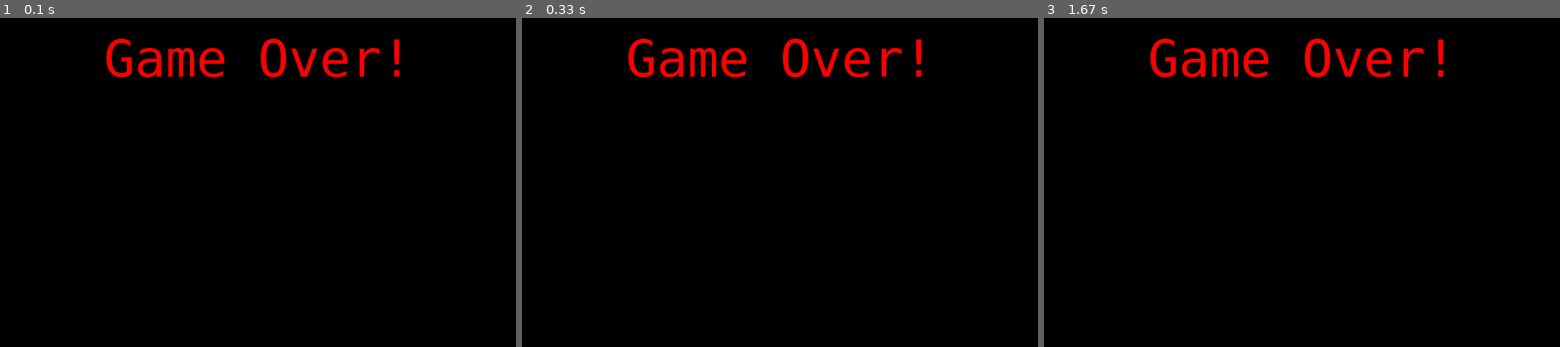
Above: before the commit, frames 1-3 (left to right).
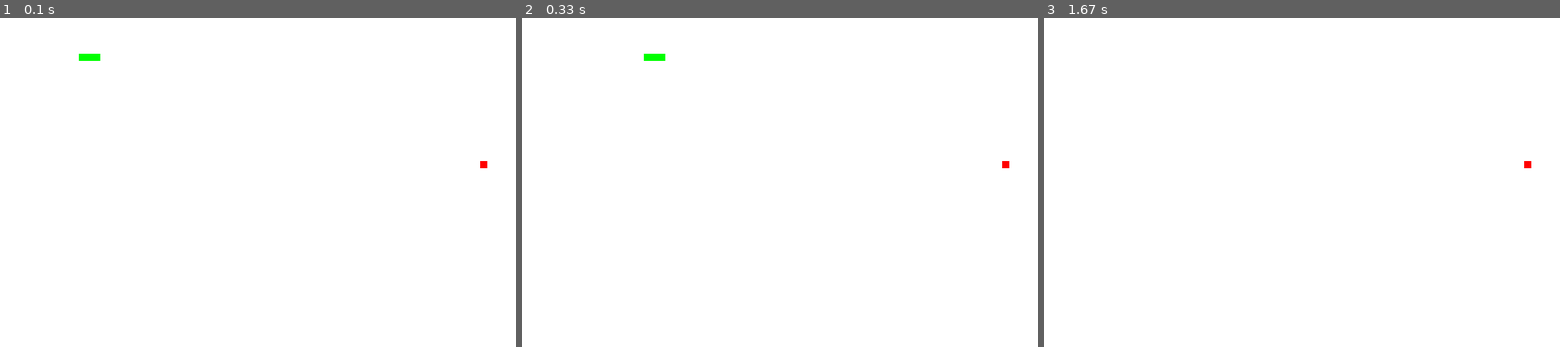
Above: after the commit, the same moments.

Repository: MersenneInteger/code_dump
Game: pygame game, started from pygame/snake/snakeGame.py
Same seed, same stepped clock (60 frames per second), same inputs: the game is played once before the commit and once after it.
Inputs:
- Up to frame 1 (0.1 s): no input
- Up to frame 2 (0.33 s): no input
- Up to frame 3 (1.67 s): tap W at 0.33 s; tap A at 0.67 s; hold Right 1-1.47 s

The runs differ from the first frame. In frame 1, 100% of the frame differs, in the area x 0-100%, y 0-100%; in frame 2, 100%; in frame 3, 100%.

Commit message:
draw body

Diff:
--- a/pygame/snake/snakeGame.py
+++ b/pygame/snake/snakeGame.py
@@ -10,6 +10,8 @@
 #initalize display
 gameDisplay = pygame.display.set_mode((720, 460))
 pygame.display.set_caption('Snake')
+x = 0
+y = 1
 
 fpsController = pygame.time.Clock()
 #colors
@@ -39,6 +41,63 @@
     gameOverLanding.midtop = (360, 15)
     gameDisplay.blit(gameOverDisplay, gameOverLanding)
     pygame.display.flip()
+    time.sleep(5)
+    pygame.quit()
+    sys.exit()
 
-gameOver()
-time.sleep(10)
+#main
+
+while 1:
+
+    for event in pygame.event.get():
+        if event.type == pygame.QUIT:
+            pygame.quit()
+            sys.exit()
+        elif event.type == pygame.KEYDOWN:
+            if event.key == pygame.K_RIGHT or event.key == ord('d'):
+                changeDirection = 'RIGHT'
+            if event.key == pygame.K_LEFT or event.key == ord('a'):
+                changeDirection = 'LEFT'
+            if event.key == pygame.K_UP or event.key == ord('w'):
+                changeDirection = 'UP'
+            if event.key == pygame.K_DOWN or event.key == ord('s'):
+                changeDirection = 'DOWN'
+            if event.key == pygame.K_ESCAPE:
+                pygame.event.post(pygame.event.Event(pygame.QUIT))
+
+    #validate direction
+    if changeDirection == 'RIGHT' and not direction == 'LEFT':
+        direction = 'RIGHT'
+    if changeDirection == 'LEFT' and not direction == 'RIGHT':
+        direction = 'LEFT'
+    if changeDirection == 'UP' and not direction == 'DOWN':
+        direction = 'UP'
+    if changeDirection == 'DOWN' and not direction == 'UP':
+        direction = 'DOWN'
+
+    #change direction
+    if direction == 'RIGHT':
+        snakePos[x] += 10
+    if direction == 'LEFT':
+        snakePos[x] -= 10
+    if direction == 'UP':
+        snakePos[y] -= 10
+    if direction == 'DOWN':
+        snakePos[y] += 10
+
+    #snake body
+    snakeBody.insert(x, list(snakePos))
+    if snakePos[x] == foodPos[x] and snakePos[y] == foodPos[y]:
+        foodSpawn = False
+    else:
+        snakeBody.pop()
+    if not foodSpawn:
+        foodPos = [random.randrange(1, 72)*10, random.randrange(1,46)*10]
+    foodSpawn = True
+
+    gameDisplay.fill(white)
+    for pos in snakeBody:
+        pygame.draw.rect(gameDisplay,green,pygame.Rect(pos[x],pos[y],10,10))
+    pygame.draw.rect(gameDisplay,red,pygame.Rect(foodPos[x],foodPos[y],10,10))
+    pygame.display.flip()
+    fpsController.tick(25)
